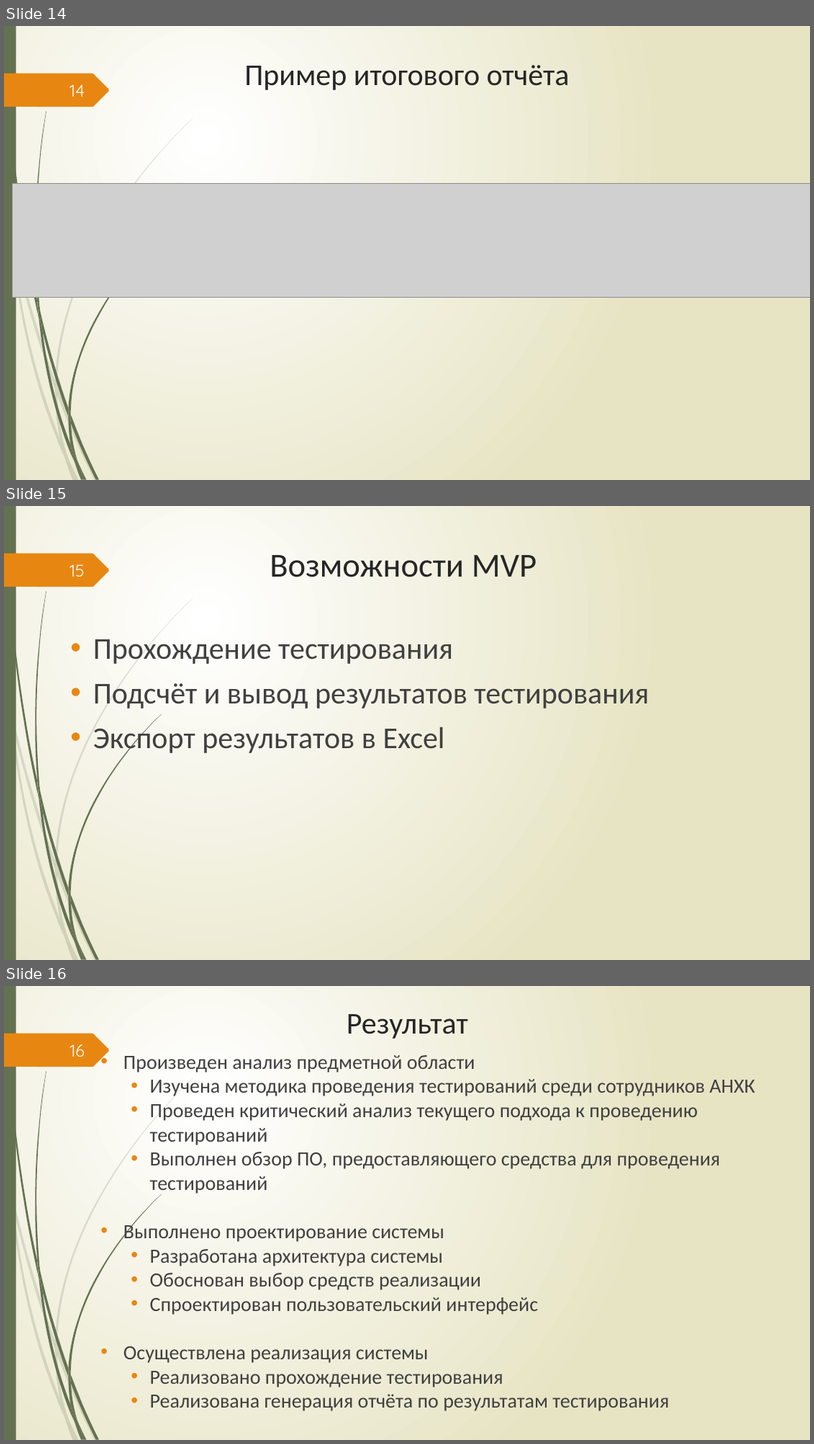
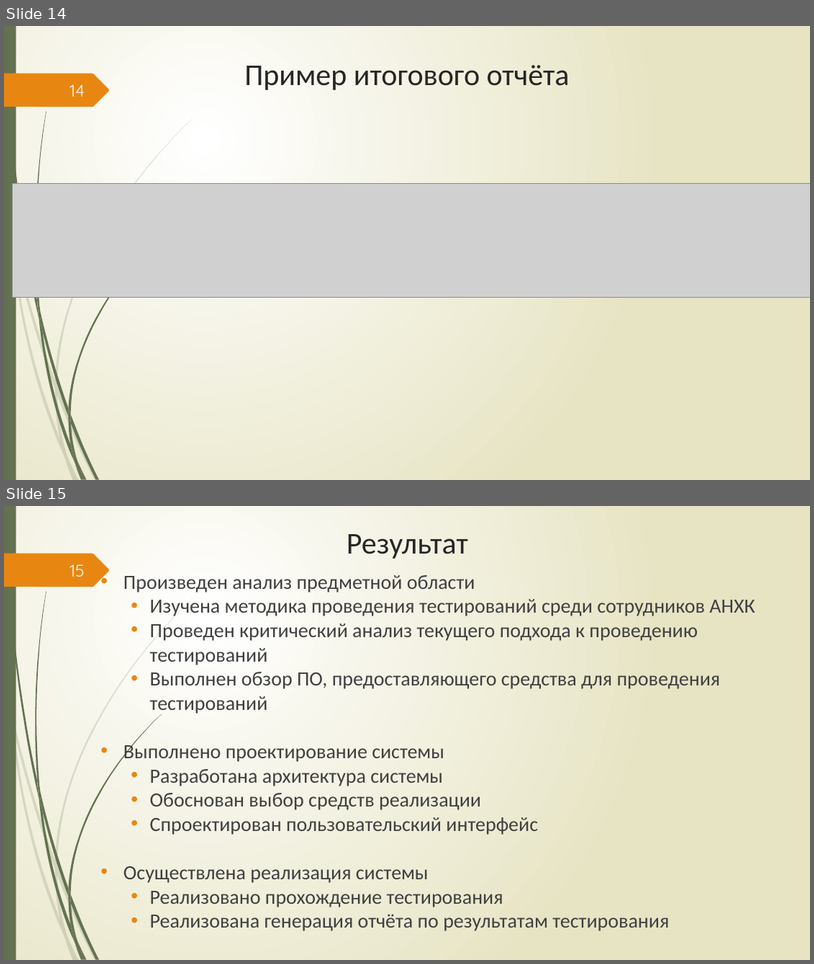
Before and after one commit to Csar9000/Quality-of-life-assessment-system, a slide deck: Документы/Презентация ВКР.pptx. Shown one above the other, each under a label of ours: slides 14, 15 and 16 before the commit, slides 14 and 15 after it. The pictures are 814x1444 and 814x964 pixels, drawn with LibreOffice and Linux fonts; fonts in the diff are those of the drawing; grey boxes stand for pictures. Boxes give left, top, right and bottom in pixels: in the first picture for what was removed or moved away, otherwise in the second. Text is boxed around its words. In the diff, an @@ line names an element or a change of style, - is before the commit and + after.

```diff
--- a/Документы/Презентация ВКР.pptx
+++ b/Документы/Презентация ВКР.pptx
@@ slide 15 removed at box(4, 506, 810, 960), background gradient #FFFFFF to #E8E6C4; not listed: 24 template elements that a slide beside it also shows @@
@@ page number removed at box(70, 564, 85, 577) @@
-15
@@ title removed at box(270, 555, 537, 577) @@
-Возможности MVP
@@ text removed at box(93, 639, 649, 756) @@
-• Прохождение тестирования
-• Подсчёт и вывод результатов тестирования
-• Экспорт результатов в Excel
@@ what was slide 16 is now slide 15 @@
@@ page number at box(70, 564, 85, 577): text changed @@
-16
+15
```
Also in this commit, not shown: 6 slides changed, 2 slides added, 2 other slides removed, 1 other file.
